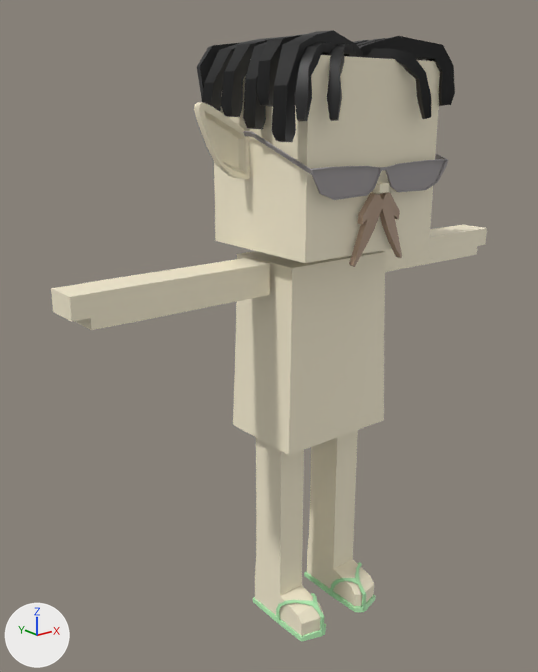
Renders of the FBX model mustachiorascals/fbx/7c7d56db-fefe-4834-8082-38e88b669118.fbx from each side of a commit.
Before and after are seen from a camera (50 mm lens) standing at (-0.0235, -0.025, 0.0257) and looking at (-0.0016, 0.0024, 0.0147). The axes (+X, +Y, +Z) are drawn at lower left. The lights are the same throughout. Where no turn or scale is listed for an object, it has been applied to the vertices.

The first picture shows 'e_9', 'ew_tiny_glasses', 'f_flip_flops', 'h_coiled', 'm_a', 'mustachio_arms', 'mustachio_body', 'mustachio_head', 'mustachio_legs'.
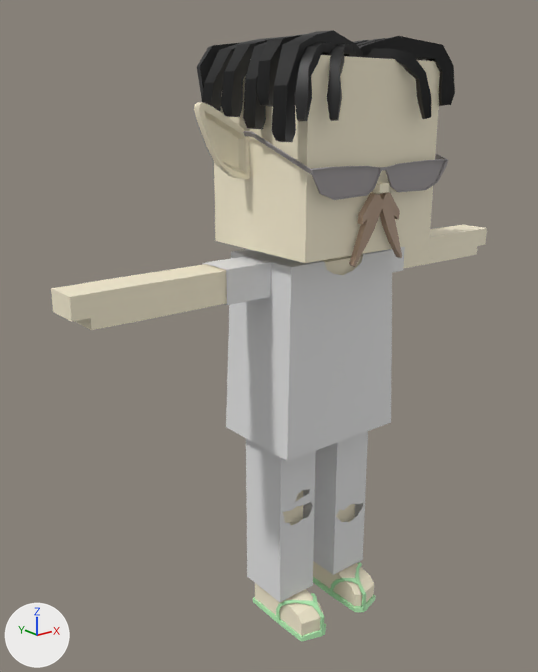
Location of each change, (x1, y1, x2, y2) in pixels of the pictures (538 x 672 px):
'c_shirt_1', added
    after: (226, 249, 392, 461)
'c_rippedjeans', added
    after: (246, 431, 368, 602)
'c_shirt_2', added
    after: (202, 247, 405, 305)
'mustachio_body', unchanged, covered by the edit
    before: (233, 251, 386, 455)
    after: (321, 255, 363, 275)
'mustachio_legs', unchanged, covered by the edit
    before: (255, 430, 374, 636)
    after: (255, 490, 374, 636)

What the commit changed:
Material 'upper_garment_1' (mat_upper_garment_1) is new.
Its base color is (0.8, 0.8, 0.8) (white #e7e7e7).
Material 'lower_garment' (mat_lower_garment) is new.
Its base color is (0.8, 0.8, 0.8) (white #e7e7e7).
Mesh me_mesh_010 is new.
It has 230 vertices, 212 faces and spans x -0.00349..0.00349, y -0.0013..0.00353, z 0.00994..0.01894.
It uses material mat_upper_garment_1 (white #e7e7e7).
Mesh me_mesh_003_1 is new.
It has 277 vertices, 244 faces and spans x -0.00297..0.00299, y -0.00021..0.00257, z 0.0014..0.01069.
It uses material mat_lower_garment (white #e7e7e7).
Mesh me_mesh_011 is new.
It has 24 vertices, 18 faces and spans x -0.00561..0.00561, y 0.00027..0.00209, z 0.01737..0.01893.
It uses material mat_upper_garment_1 (white #e7e7e7).
Object 'c_shirt_1' (ob_c_shirt_1) is new; it shows me_mesh_010.
Its location is (0.0, 0.0, 0.0).
Object 'c_rippedjeans' (ob_c_rippedjeans) is new; it shows me_mesh_003_1.
Its location is (0.0, 0.0, 0.0).
Object 'c_shirt_2' (ob_c_shirt_2) is new; it shows me_mesh_011.
Its location is (0.0, 0.0, 0.0).
